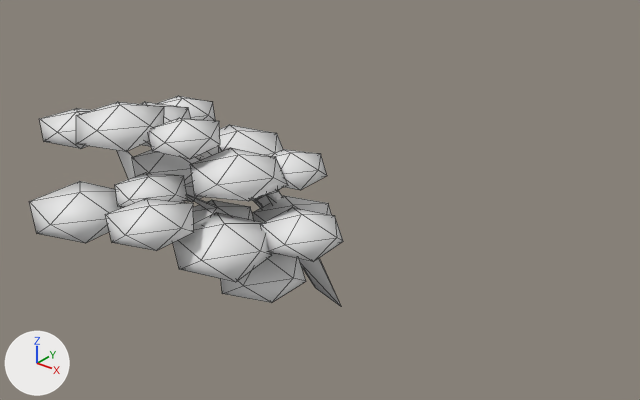
The glTF model world/spring_court/wider/assets/trees/far/tree_old_thorn_c_far.glb, before and after one commit.
One viewpoint serves both versions: a 50 mm lens placed at (13.3, -16.75, 13.33), pointed at (0.89, -1.23, 3.71). Lighting does not change. The marker at lower left points along +X, +Y and +Z. The picture after the commit comes second. Mesh edges are drawn as thin lines. Vertices at exactly the same position are counted once.

Objects in the first picture: 'tree_old_thorn_c_far'.
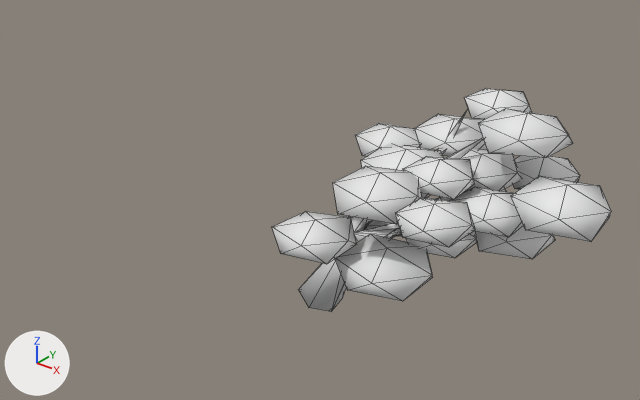
The change, as a diff of the scene's bpy script:
```diff
--- a/world/spring_court/wider/assets/trees/far/tree_old_thorn_c_far.glb.py
+++ b/world/spring_court/wider/assets/trees/far/tree_old_thorn_c_far.glb.py
@@ me_tree_old_thorn_c_far @@
-me_tree_old_thorn_c_far.from_pydata(...)  # 325 vertices, 590 faces; spans x -6.02..2.88, y -6.77..0.37, z -0.16..6.24
+me_tree_old_thorn_c_far.from_pydata(...)  # 330 vertices, 586 faces; spans x -0.66..7.66, y -3.65..3.36, z -0.2..6.28
+# me_tree_old_thorn_c_far part 1: the loose piece of 12 vertices spanning x -0.22..1.87, y -5.61..-3.45, z 3.25..4.36 is scaled about its middle by 0.981, then moved by (5.8, 4.61, 0.97)
+# me_tree_old_thorn_c_far part 2: the loose piece of 12 vertices spanning x 0.94..2.88, y -4.11..-2.19, z 3.47..4.39 is scaled about its middle by 0.981, then moved by (3.13, 5.57, 0.41)
+# me_tree_old_thorn_c_far part 3: the loose piece of 12 vertices spanning x -0.35..1.69, y -4.25..-2.27, z 1.98..2.98 is scaled about its middle by 0.981, then moved by (4.42, 4.12, 0.88)
+# me_tree_old_thorn_c_far part 4: the loose piece of 12 vertices spanning x -0.64..1.36, y -2.67..-0.66, z 2.69..3.57 is scaled about its middle by 0.981, then moved by (3.61, 2.81, 1.41)
+# me_tree_old_thorn_c_far part 5: the loose piece of 12 vertices spanning x -1.66..0.3, y -4.19..-2.4, z 2.97..3.83 is scaled about its middle by 0.981, then moved by (5.74, 2.95, 0.98)
+# me_tree_old_thorn_c_far part 6: the loose piece of 12 vertices spanning x -3.48..-1.87, y -3.22..-1.51, z 3.19..4.02 is scaled about its middle by 0.981, then moved by (3.91, 4.14, -0.39)
+# me_tree_old_thorn_c_far part 7: the loose piece of 12 vertices spanning x -5.51..-3.58, y -1.54..0.36, z 4.06..5.0 is scaled about its middle by 0.981, then moved by (8.19, 2.47, -1.18)
+# me_tree_old_thorn_c_far part 8: the loose piece of 12 vertices spanning x -1.15..0.75, y -6.64..-4.73, z 4.06..4.93 is scaled about its middle by 0.981, then moved by (4.04, 5.42, -1.16)
+# me_tree_old_thorn_c_far part 9: the loose piece of 12 vertices spanning x -0.86..1.21, y -4.4..-2.26, z 4.4..5.42 is scaled about its middle by 0.981, then moved by (4.9, 4.44, 0.87)
+# me_tree_old_thorn_c_far part 10: the loose piece of 12 vertices spanning x -0.41..1.29, y -2.63..-0.97, z 4.27..5.06 is scaled about its middle by 0.981, then moved by (3.28, 4.07, 1.21)
+# me_tree_old_thorn_c_far part 11: the loose piece of 12 vertices spanning x -4.72..-2.6, y -3.61..-1.49, z 4.54..5.54 is scaled about its middle by 0.981, then moved by (6.3, 4.74, -0.25)
+# me_tree_old_thorn_c_far part 12: the loose piece of 12 vertices spanning x -3.11..-1.2, y -4.24..-2.48, z 4.08..4.95 is scaled about its middle by 0.981, then moved by (3.42, 4.6, 0.03)
+# me_tree_old_thorn_c_far part 13: the loose piece of 12 vertices spanning x -3.71..-1.72, y -5.33..-3.18, z 5.23..6.24 is scaled about its middle by 0.981, then moved by (5.89, 2.3, -0.89)
+# me_tree_old_thorn_c_far part 14: the loose piece of 12 vertices spanning x -2.1..-0.33, y -4.5..-2.79, z 5.22..6.06 is scaled about its middle by 0.981, then moved by (5.03, 3.14, -0.69)
+# me_tree_old_thorn_c_far part 15: the loose piece of 12 vertices spanning x -2.4..0.0, y -3.07..-0.81, z 4.15..5.24 is scaled about its middle by 0.981, then moved by (3.67, 2.06, -0.2)
+# me_tree_old_thorn_c_far part 16: a new loose piece of 102 vertices spanning x -0.66..5.11, y -2.6..2.19, z -0.2..5.65, in mat_tree_bark
+# me_tree_old_thorn_c_far part 17: the loose piece of 12 vertices spanning x -3.92..-1.5, y -6.77..-4.46, z 3.45..4.49 is deleted
+# me_tree_old_thorn_c_far part 18: the loose piece of 12 vertices spanning x -6.02..-4.1, y -4.71..-2.86, z 4.55..5.41 is deleted
+# me_tree_old_thorn_c_far part 19: the loose piece of 12 vertices spanning x -2.38..-0.63, y -5.4..-3.74, z 4.07..4.85 is deleted
+# me_tree_old_thorn_c_far part 20: 97 vertices removed from x -4.39..1.91, y -4.74..0.37, z -0.16..5.24; 36 vertices added at x 1.04..5.9, y -3.65..-0.8, z 2.52..5.42
+# other edits to the shape of me_tree_old_thorn_c_far do not show in these pictures
 me_tree_old_thorn_c_far.materials.append(mat_tree_bark)
```

Boxes (x1, y1, x2, y2) around the edits, measured in the pictures (640 x 400 px; the box of a moved part takes in the faces that stretch with it):
'tree_old_thorn_c_far', reshaped (8% wider, 6% taller): before (29, 96, 343, 306); after (272, 88, 611, 311)
part 1 of me_tree_old_thorn_c_far, moved or reshaped: before (173, 213, 272, 282); after (511, 176, 611, 242)
part 2 of me_tree_old_thorn_c_far, moved or reshaped: before (260, 207, 343, 262); after (513, 156, 580, 189)
part 3 of me_tree_old_thorn_c_far, moved or reshaped: before (221, 253, 306, 303); after (476, 226, 555, 259)
part 4 of me_tree_old_thorn_c_far, moved or reshaped: before (253, 196, 331, 222); after (454, 149, 521, 191)
part 5 of me_tree_old_thorn_c_far, moved or reshaped: before (193, 200, 255, 223); after (448, 187, 524, 237)
part 6 of me_tree_old_thorn_c_far, moved or reshaped (not visible afterwards): before (186, 181, 202, 202)
part 7 of me_tree_old_thorn_c_far, moved or reshaped (mostly hidden afterwards): before (157, 96, 216, 121); after (440, 189, 507, 201)
part 8 of me_tree_old_thorn_c_far, moved or reshaped: before (105, 198, 194, 251); after (407, 231, 477, 258)
part 9 of me_tree_old_thorn_c_far, moved or reshaped: before (190, 148, 288, 201); after (479, 108, 573, 158)
part 10 of me_tree_old_thorn_c_far, moved or reshaped: before (273, 149, 327, 190); after (464, 88, 532, 120)
part 11 of me_tree_old_thorn_c_far, moved or reshaped: before (141, 102, 191, 147); after (415, 114, 487, 156)
part 12 of me_tree_old_thorn_c_far, moved or reshaped: before (132, 150, 200, 185); after (355, 123, 422, 157)
part 13 of me_tree_old_thorn_c_far, moved or reshaped: before (76, 102, 164, 152); after (333, 166, 422, 224)
part 14 of me_tree_old_thorn_c_far, moved or reshaped: before (148, 118, 220, 159); after (403, 156, 475, 200)
part 15 of me_tree_old_thorn_c_far, moved or reshaped: before (200, 125, 283, 160); after (361, 143, 444, 198)
part 16 of me_tree_old_thorn_c_far, added (mostly hidden): after (299, 111, 484, 311)
part 17 of me_tree_old_thorn_c_far, deleted: before (29, 181, 123, 243)
part 18 of me_tree_old_thorn_c_far, deleted: before (39, 108, 90, 149)
part 19 of me_tree_old_thorn_c_far, deleted: before (115, 173, 188, 207)
part 20 of me_tree_old_thorn_c_far, built on (mostly hidden before): before (117, 147, 340, 306); after (272, 198, 476, 301)
